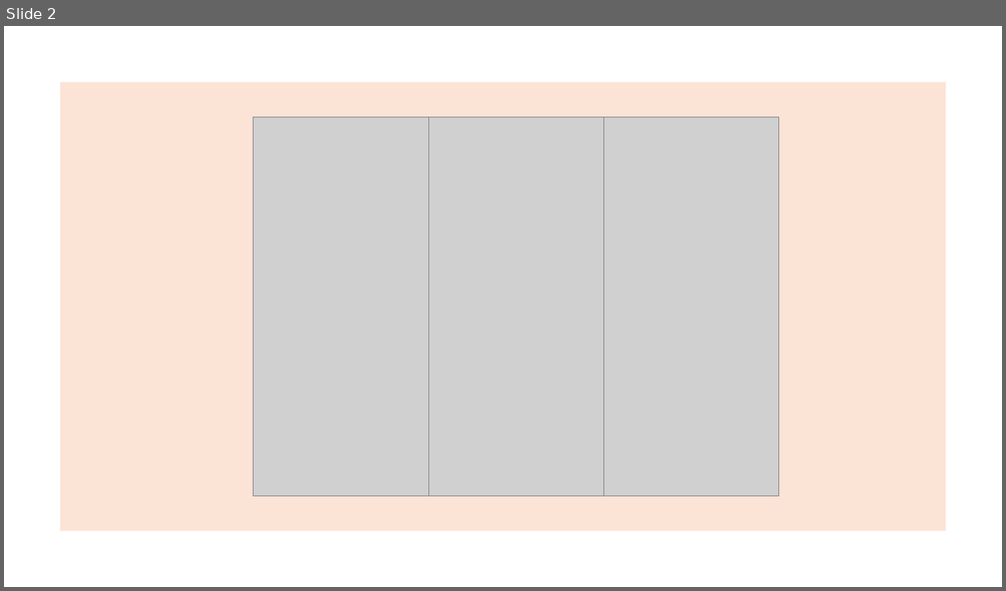
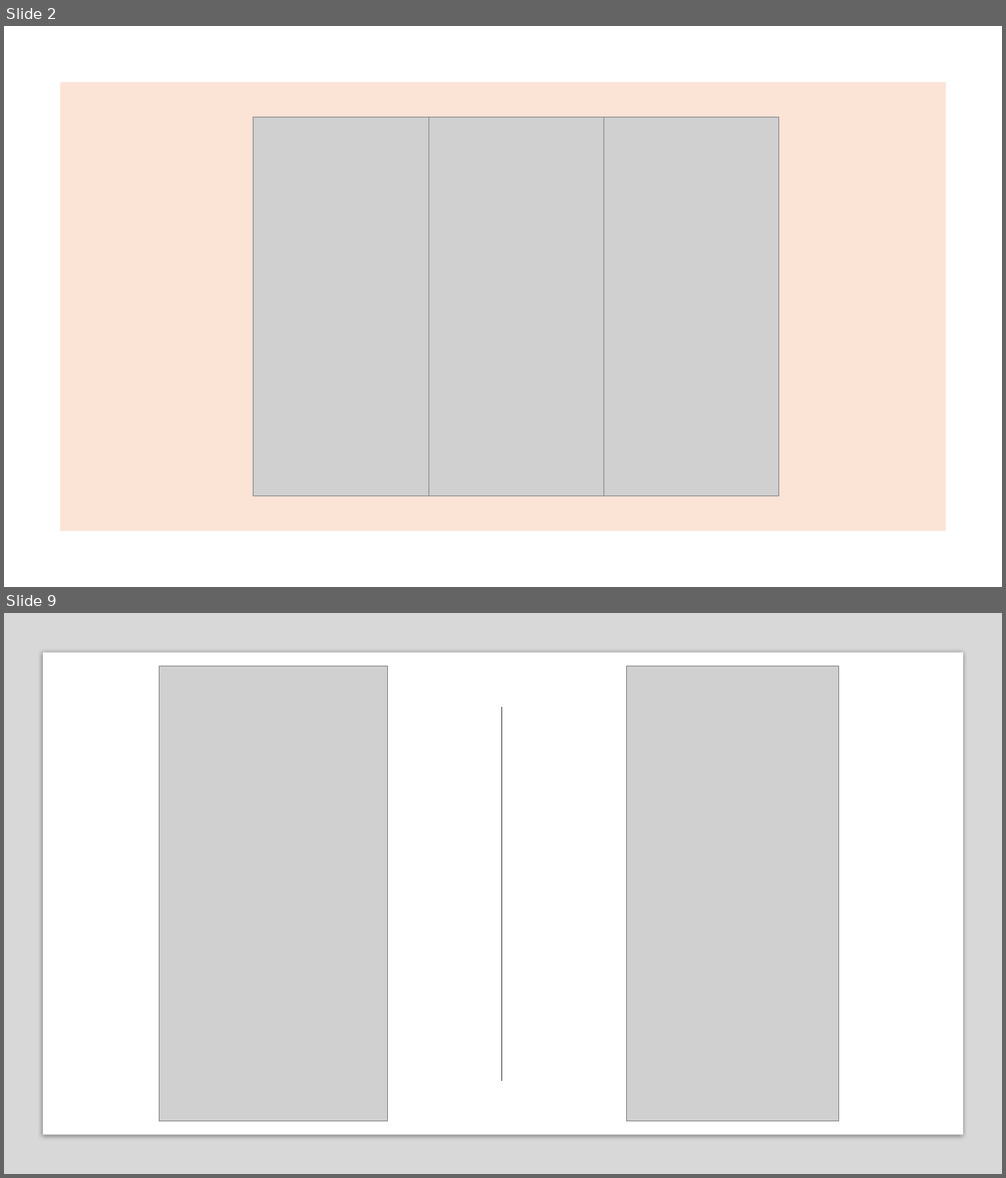
Before and after one commit to Jamie-Poeffel/M335-Schnitzeljagd-App, a slide deck: PPP.pptx. Shown one above the other, each under a label of ours: slide 2 before the commit, slides 2 and 9 after it; the slides between them are not shown. The pictures are 1006x591 and 1006x1178 pixels, drawn with LibreOffice and Linux fonts; fonts in the diff are those of the drawing; grey boxes stand for pictures. Boxes give left, top, right and bottom in pixels: in the first picture for what was removed or moved away, otherwise in the second. Text is boxed around its words. In the diff, an @@ line names an element or a change of style, - is before the commit and + after.

```diff
--- a/PPP.pptx
+++ b/PPP.pptx
@@ slide 9 added at (x1=4, y1=613, x2=1002, y2=1174), background #FFFFFF @@
@@ rectangle added at (x1=4, y1=613, x2=1002, y2=1174), fill #808080 at 30% opacity @@
@@ rectangle added at (x1=43, y1=653, x2=963, y2=1135), fill #FFFFFF @@
@@ picture added at (x1=160, y1=666, x2=388, y2=1122) @@
@@ picture added at (x1=627, y1=666, x2=839, y2=1122) @@
@@ line added from (502, 707) to (502, 1081), #4E4E4E 1 pt @@
```
Also in this commit, not shown: 1 slide changed, 7 other slides added, 6 slides removed.
